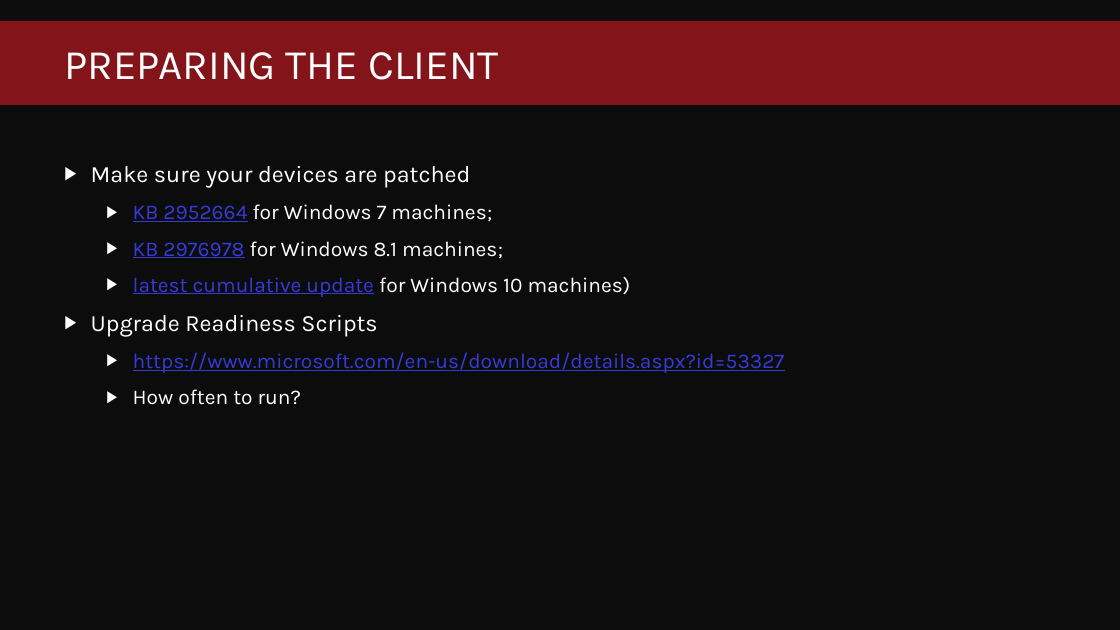
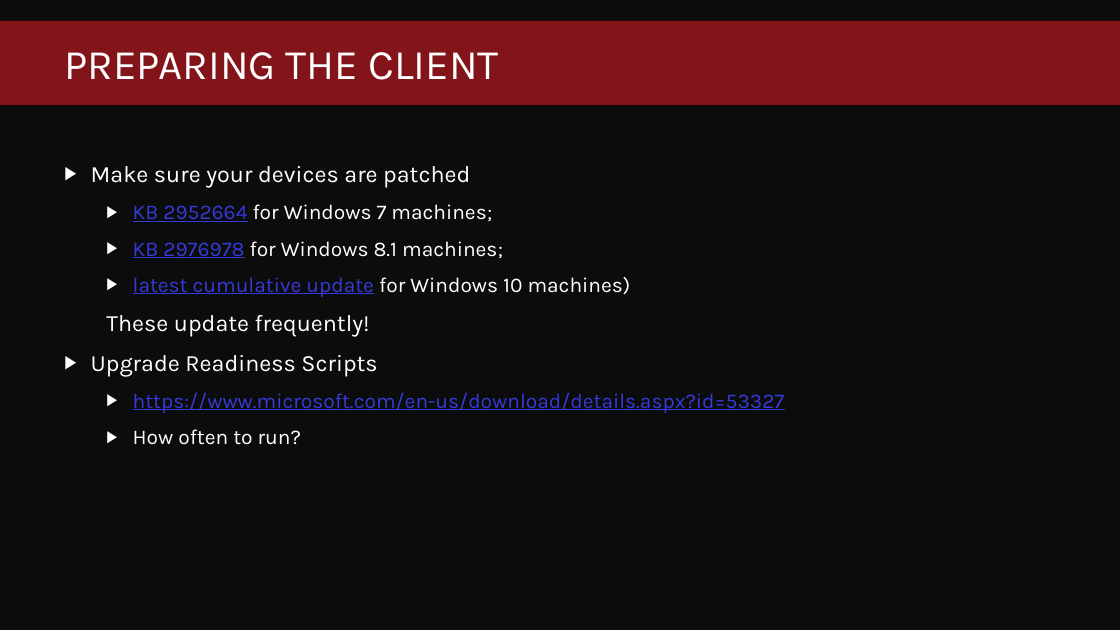
Before and after one commit to fredbainbridge/WindowsUpgradeReadiness, a slide deck: slide 8 of MMS 2017 - Windows Upgrade Readiness.pptx. Drawn at 1120x630 pixels with LibreOffice and Linux fonts; fonts in the diff are those of the drawing; background and template pictures are left out. Boxes give left, top, right and bottom in pixels: in the first picture for what was removed or moved away, otherwise in the second. Text is boxed around its words. In the diff, an @@ line names an element or a change of style, - is before the commit and + after.

Commit message:
Updating PPTX

```diff
--- a/MMS 2017 - Windows Upgrade Readiness.pptx
+++ b/MMS 2017 - Windows Upgrade Readiness.pptx
@@ text at bbox=[106, 315, 370, 337]: paragraph added @@
+These update frequently!
```
Also in this commit, not shown: 1 slide added.
